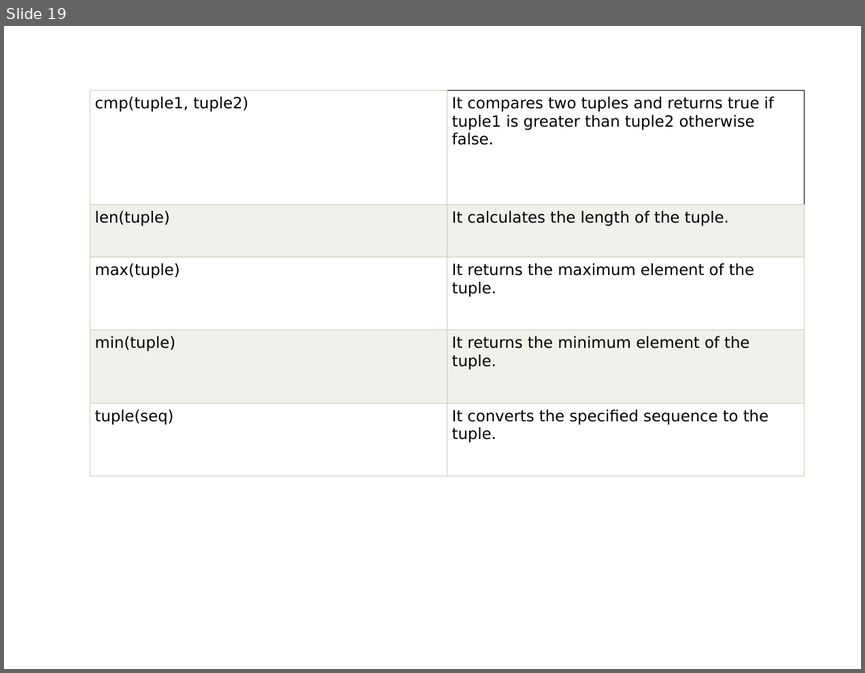
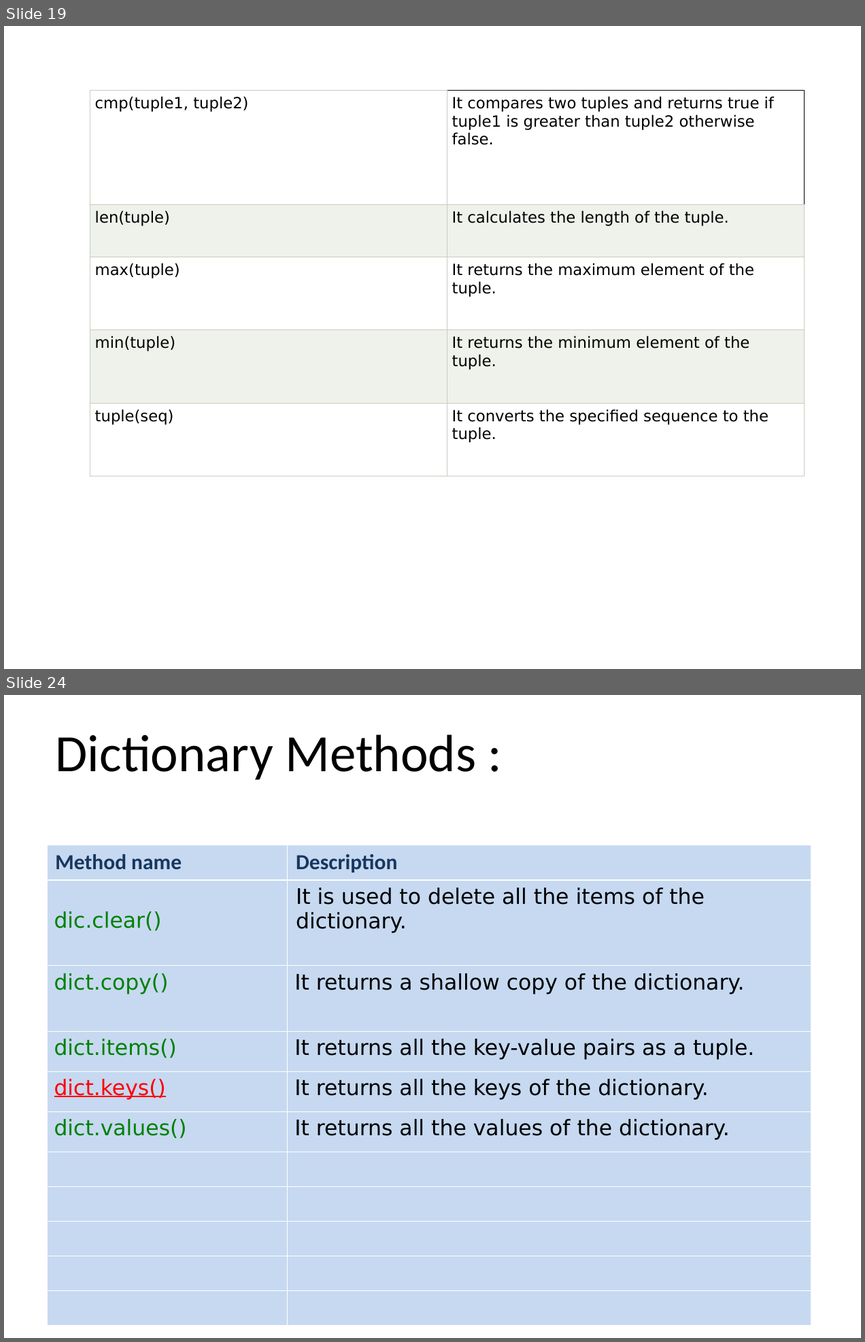
Before and after one commit to vishalamc/pythonexamples, a slide deck: Data Structure in Python.ppt. Shown one above the other, each under a label of ours: slide 19 before the commit, slides 19 and 24 after it; the slides between them are not shown. The pictures are 865x673 and 865x1342 pixels, drawn with LibreOffice and Linux fonts; fonts in the diff are those of the drawing. Boxes give left, top, right and bottom in pixels: in the first picture for what was removed or moved away, otherwise in the second. Text is boxed around its words. In the diff, an @@ line names an element or a change of style, - is before the commit and + after.

```diff
--- a/Data Structure in Python.ppt
+++ b/Data Structure in Python.ppt
@@ slide 24 added at [4,695,861,1338], background #FFFFFF @@
@@ title added at [56,734,476,780], 44 pt, text #000000 @@
+Dictionary Methods :
@@ table added at [47,845,811,1325], 11 rows, 2 columns @@
+Method name | Description
+dic.clear() | It is used to delete all the items of the dictionary.
+dict.copy() | It returns a shallow copy of the dictionary.
+dict.items() | It returns all the key-value pairs as a tuple.
+dict.keys() | It returns all the keys of the dictionary.
+dict.values() | It returns all the values of the dictionary.
+ | 
+ | 
+ | 
+ | 
+ | 
```
Also in this commit, not shown: 10 other slides added, 7 other files.
